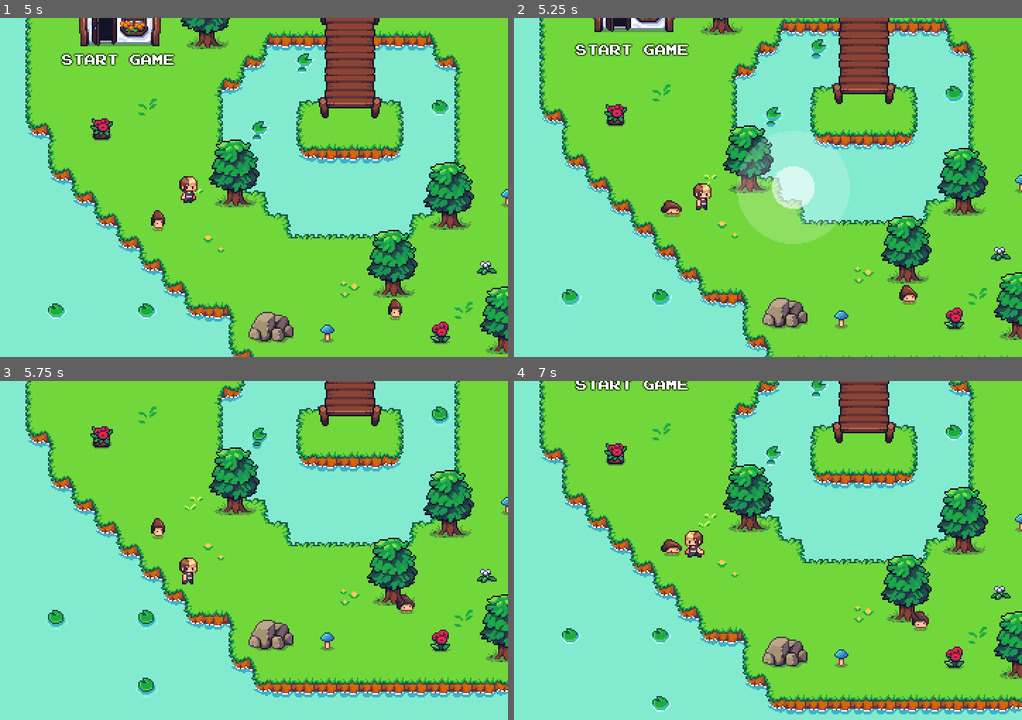
Above: before the commit, frames 1-4 (two rows, left to right).
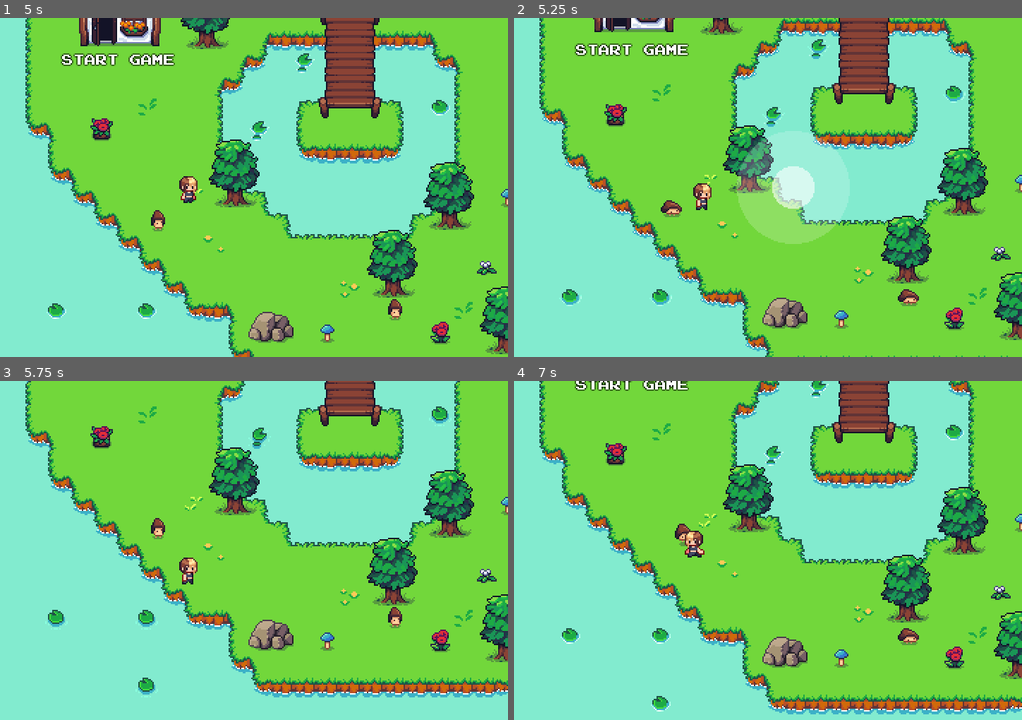
Above: after the commit, the same moments.

Repository: dmitrii-eremin/watch-your-step
Game: Godot game, scene res://scenes/ui/level_completed.tscn
The game is run twice, just before and just after one commit, with the same random seed, the same clock (stepped at 60 frames per second) and the same inputs. This scene is started directly instead of the project's main scene.
Inputs (mouse positions are in pixels of both pictures, inside the frame that each line leads up to):
- Up to frame 1 (5 s): tap Enter (ui_accept) at 0.5, 0.77, 3.77 s; move the mouse to (365, 170) at 0.52 s; hold Right (go_right) 0.53-1.25 s; click (365, 170) at 0.67 s; drag from (152, 204) to (228, 255) at 1.27 s; move the mouse to (304, 112) at 2.02 s; hold Right (go_right) 2.03-2.75 s; drag from (228, 255) to (396, 346) at 2.77 s; move the mouse to (406, 238) at 3.52 s; hold Left (go_left) 3.53-4.25 s; drag from (101, 136) to (396, 329) at 4.27 s
- Up to frame 2 (5.25 s): move the mouse to (793, 187) at 5.02 s; hold Down (go_down) from 5.03 s (still down); click (793, 187) at 5.17 s
- Up to frame 3 (5.75 s): keep holding Down (go_down)
- Up to frame 4 (7 s): release Down (go_down) at 5.75 s; drag from (691, 465) to (666, 567) at 5.77 s; move the mouse to (879, 533) at 6.52 s; hold Up (go_up) from 6.53 s (still down); tap Enter (ui_accept) at 6.77 s

Frame 1 is identical in both runs. In frame 2, 0.2% of the frame differs, in the area x 75-80%, y 78-85%; in frame 3, 0.3%; in frame 4, 0.6%, in the area x 28-82%, y 42-78%.

Commit message:
graceful handling of player death

Diff:
--- a/scenes/levels/level_02.tscn
+++ b/scenes/levels/level_02.tscn
@@ -131,41 +131,40 @@
 [node name="Enemy1" type="Node2D" parent="YSortedObjects/Enemies" index="0"]
 
 [node name="Enemy" parent="YSortedObjects/Enemies/Enemy1" index="0" node_paths=PackedStringArray("path_follower") instance=ExtResource("6_o4ql5")]
-position = Vector2(15.967304, 336)
+position = Vector2(11.645287, 336)
 path_follower = NodePath("../Path2D/PathFollow2D")
 
 [node name="Path2D" type="Path2D" parent="YSortedObjects/Enemies/Enemy1" index="1"]
 curve = SubResource("Curve2D_yjjx0")
 
 [node name="PathFollow2D" type="PathFollow2D" parent="YSortedObjects/Enemies/Enemy1/Path2D" index="0"]
-position = Vector2(15.967304, 336)
-rotation = 3.1415925
-progress = 136.01482
+position = Vector2(11.645287, 336)
+progress = 3.6838324
 
 [node name="Enemy2" type="Node2D" parent="YSortedObjects/Enemies" index="1"]
 
 [node name="Enemy" parent="YSortedObjects/Enemies/Enemy2" index="0" node_paths=PackedStringArray("path_follower") instance=ExtResource("6_o4ql5")]
-position = Vector2(384, 284.7438)
+position = Vector2(384, 238.91035)
 path_follower = NodePath("../Path2D/PathFollow2D")
 
 [node name="Path2D" type="Path2D" parent="YSortedObjects/Enemies/Enemy2" index="1"]
 curve = SubResource("Curve2D_a3l5x")
 
 [node name="PathFollow2D" type="PathFollow2D" parent="YSortedObjects/Enemies/Enemy2/Path2D" index="0"]
-position = Vector2(384, 284.7438)
-rotation = -1.5707964
-progress = 131.27576
+position = Vector2(384, 238.91035)
+rotation = 1.5707964
+progress = 30.9312
 
 [node name="Enemy3" type="Node2D" parent="YSortedObjects/Enemies" index="2"]
 
 [node name="Enemy" parent="YSortedObjects/Enemies/Enemy3" index="0" node_paths=PackedStringArray("path_follower") instance=ExtResource("6_o4ql5")]
-position = Vector2(792, 255.55278)
+position = Vector2(792, 243.86218)
 path_follower = NodePath("../Path2D/PathFollow2D")
 
 [node name="Path2D" type="Path2D" parent="YSortedObjects/Enemies/Enemy3" index="1"]
 curve = SubResource("Curve2D_keemd")
 
 [node name="PathFollow2D" type="PathFollow2D" parent="YSortedObjects/Enemies/Enemy3/Path2D" index="0"]
-position = Vector2(792, 255.55278)
+position = Vector2(792, 243.86218)
 rotation = -1.5707964
-progress = 312.4479
+progress = 324.13782
--- a/scenes/player.gd
+++ b/scenes/player.gd
@@ -8,6 +8,7 @@
 @onready var _sprite = $AnimatedSprite2D
 @onready var _neko_sprite = $NekoSprite2D
 @onready var _old_global_pos: Vector2 = global_position
+@onready var _died_timer: Timer = $DiedTimer
 
 var _old_velocity: Vector2 = Vector2.ONE
 var _mushrooms: Array[Node2D] = []
@@ -47,7 +48,6 @@
 	_checkpoints.clear()
 	_sprite.play(&"die")
 	_neko_sprite.play(&"die")
-	dead.emit()
 
 func _physics_process(_delta: float) -> void:
 	if _is_dead:
@@ -112,3 +112,10 @@
 	else:
 		_sprite.play(&"default")
 		_neko_sprite.play(&"default")
+
+func _on_animated_sprite_2d_animation_finished() -> void:
+	if _sprite.animation == &"die":
+		_died_timer.start()
+
+func _on_died_timer_timeout() -> void:
+	dead.emit()
--- a/scenes/player.tscn
+++ b/scenes/player.tscn
@@ -232,3 +232,9 @@
 position = Vector2(0, 9)
 rotation = -1.5707964
 shape = SubResource("CapsuleShape2D_3vyb7")
+
+[node name="DiedTimer" type="Timer" parent="."]
+one_shot = true
+
+[connection signal="animation_finished" from="AnimatedSprite2D" to="." method="_on_animated_sprite_2d_animation_finished"]
+[connection signal="timeout" from="DiedTimer" to="." method="_on_died_timer_timeout"]
--- a/scenes/ui/level_completed.gd
+++ b/scenes/ui/level_completed.gd
@@ -1,8 +1,33 @@
 extends Node2D
 
+@export var is_died: bool = false
+
+@onready var _title_label: Label = $CanvasLayer/JumpingLabel
+@onready var _action_label: Label = $CanvasLayer/JumpingLabel2
 @onready var _collected: Label = $CanvasLayer/CollectedLabel
 
+const TITLES: Dictionary[bool, String] = {
+	false: "Level Completed!",
+	true: "You lost. Maybe next time...",
+}
+
+const ACTIONS: Dictionary[bool, String] = {
+	false: "Press to continue...",
+	true: "Press to restart...",
+}
+
+func set_is_died(died: bool) -> void:
+	is_died = died
+	_update_texts()
+
 func _ready() -> void:
+	set_is_died(Globals.is_died)
+	_update_texts()
+	Globals.is_died = false
+
+func _update_texts() -> void:
+	_title_label.text = TITLES[is_died]
+	_action_label.text = ACTIONS[is_died]
 	_collected.text = "%d/%d" % [
 		Globals.collected_mushrooms_count,
 		Globals.target_mushrooms_count,
@@ -13,7 +38,7 @@
 		_goto_next_level()
 
 func _goto_next_level() -> void:
-	var next_level: String = Globals.get_next_level()
+	var next_level: String = Globals.get_next_level() if not is_died else Globals.current_level
 	if next_level.is_empty():
 		Transition.change_scene("res://scenes/levels/menu_level.tscn")
 	else:
--- a/scenes/world_scene.gd
+++ b/scenes/world_scene.gd
@@ -72,4 +72,5 @@
 	Transition.change_scene("res://scenes/ui/level_completed.tscn")
 
 func _on_player_dead() -> void:
-	pass
+	Globals.is_died = true
+	Transition.change_scene("res://scenes/ui/level_completed.tscn")
--- a/sources/globals.gd
+++ b/sources/globals.gd
@@ -1,21 +1,22 @@
 extends Node
 
 const LEVELS: Dictionary[String, String] = {
-    "level00": "res://scenes/levels/level_00.tscn",
-    "level01": "res://scenes/levels/level_01.tscn",
-    "level02": "res://scenes/levels/level_02.tscn",
-    "level03": "res://scenes/levels/level_03.tscn",
+	"level00": "res://scenes/levels/level_00.tscn",
+	"level01": "res://scenes/levels/level_01.tscn",
+	"level02": "res://scenes/levels/level_02.tscn",
+	"level03": "res://scenes/levels/level_03.tscn",
 }
 
-var current_level: String = "level00"
-var level_to_continue: String = "level00"
+var current_level: String = "level02"
+var level_to_continue: String = "level02"
 
 var target_mushrooms_count: int = 0
 var collected_mushrooms_count: int = 0
+var is_died: bool = false
 
 func get_next_level() -> String:
-    var keys: Array[String] = LEVELS.keys()
-    var current_index: int = keys.find(current_level)
-    if current_index == -1 or current_index == keys.size() - 1:
-        return ""
-    return keys[current_index + 1]
+	var keys: Array[String] = LEVELS.keys()
+	var current_index: int = keys.find(current_level)
+	if current_index == -1 or current_index == keys.size() - 1:
+		return ""
+	return keys[current_index + 1]
